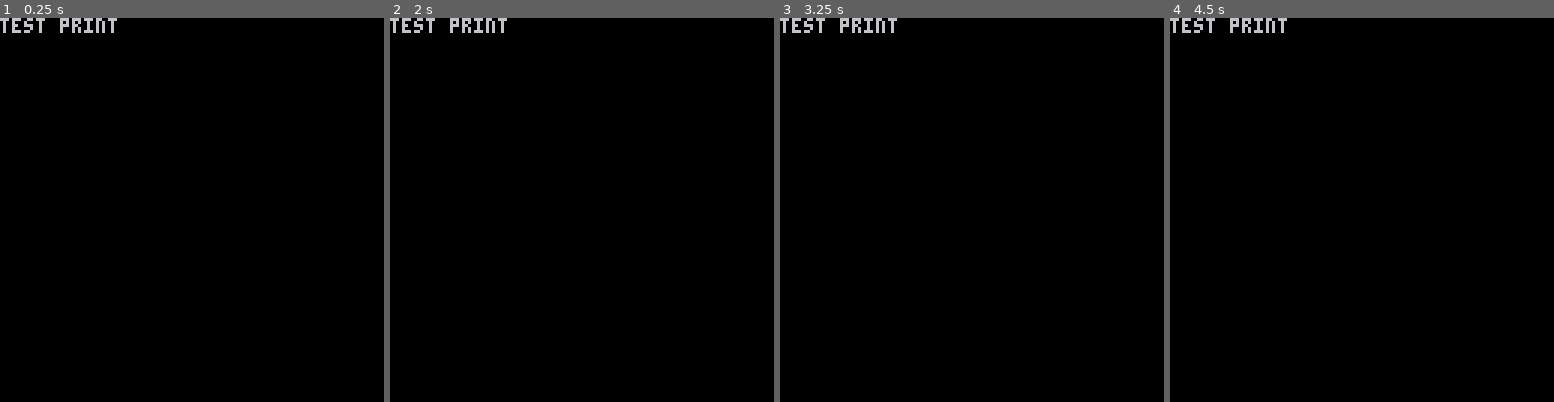
Above: before the commit, frames 1-4 (left to right).
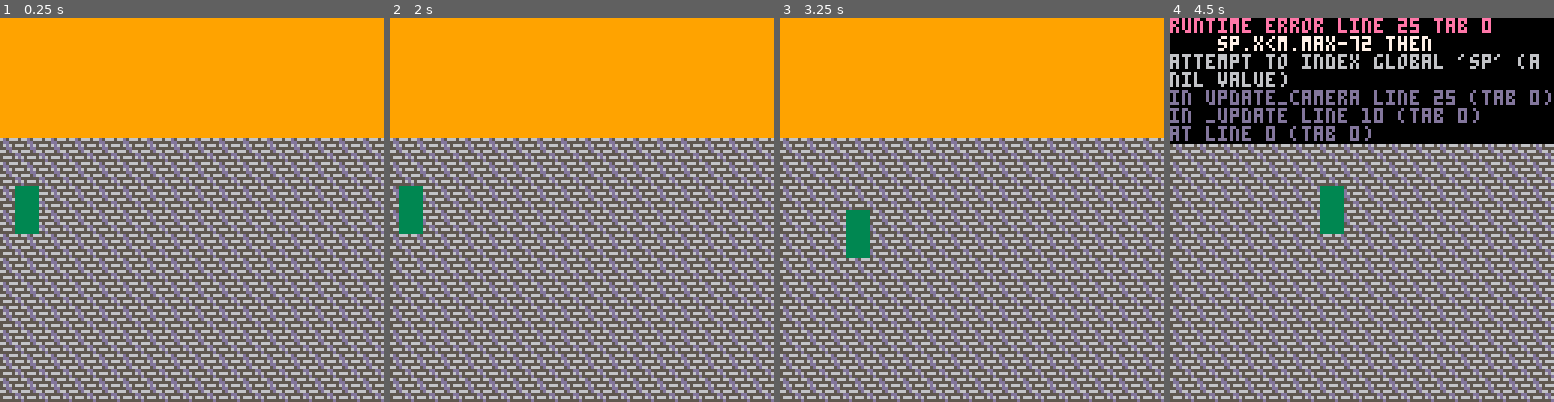
Above: after the commit, the same moments.

Repository: teresaflaherty/Game
Game: PICO-8 cartridge shopstreet.p8
Same seed, same stepped clock (60 frames per second), same inputs: the game is played once before the commit and once after it.
Inputs:
- Up to frame 1 (0.25 s): no input
- Up to frame 2 (2 s): hold Left from 1.97 s (still down)
- Up to frame 3 (3.25 s): release Left at 2.37 s; hold Down 2.42-2.82 s; hold Right from 2.87 s (still down)
- Up to frame 4 (4.5 s): release Right at 3.53 s; hold Up 3.58-4.08 s; hold Right from 4.13 s (still down)

The runs differ from the first frame. In frame 1, 100% of the frame differs, in the area x 0-100%, y 0-100%; in frame 2, 100%; in frame 3, 100%; in frame 4, 75%.
Error after the commit: runtime error line 25 tab 0; sp.x<m.max-72 then; attempt to index global 'sp' (a nil value)

Commit message:
Player and map prototype

Diff:
--- a/shopstreet.p8
+++ b/shopstreet.p8
@@ -5,20 +5,241 @@
 -- by teronan
 
 function _init()
+	make_map()
+	make_player()
 end
 
 function _update()
+	update_camera()
+	update_player()
 end
 
 function _draw()
 	cls()
-	print("test print")
-end
-…(8 lines of a section not shown)…
+	draw_map()
+	draw_player()
+
+	camera(camx,camy)
+end
+
+function update_camera()
+	if btn(➡️) and
+	   p.x>m.min+48 and
+	   sp.x<m.max-72 then
+		camx+=p.speed
+		m.min+=p.speed
+	end
+end
+
+-->8
+-- player
+
+function make_player()
+	p={}
+	p.sprite1=7
+	p.sprite2=23
+	p.inv=false
+	p.x=5
+	p.y=64
+	p.speed=2
+end
+
+function update_player()
+	if btn(➡️) then
+		p.x=mid(m.min,p.x+p.speed,m.max)
+		p.inv=false
+	end
+	if btn(⬅️) then
+		p.x=mid(m.min,p.x-p.speed,m.max)
+		p.inv=true
+	end
+	if btnp(⬆️) then
+		p.y=mid(40,p.y-8,120)
+	end
+	if btnp(⬇️) then
+		p.y=mid(40,p.y+8,120)
+	end
+end
+
+function draw_player()
+	spr(p.sprite1,p.x,p.y-8,1,1,p.inv,false)
+	spr(p.sprite2,p.x,p.y,1,1,p.inv,false)
+end
+-->8
+-- enemy
+-->8
+-- map
+
+function make_map()
+	camx=0
+	camy=0
+	m={}
+	m.min=0
+	m.max=1016
+end
+
+function draw_map()
+	map(0,0,0,0,128,16,0)
+end
+…(129 lines of a section not shown)…
+__map__
+1010101010101010101010101010101010101010101010101010101010101010101010101010101010101010101010101010101010101010101010101010101010101010101010101010101010101010101010101010101010101010101010101010101010101010101010101010101010101010101010101010101010101010
+1010101010101010101010101010101010101010101010101010101010101010101010101010101010101010101010101010101010101010101010101010101010101010101010101010101010101010101010101010101010101010101010101010101010101010101010101010101010101010101010101010101010101010
+1010101010101010101010101010101010101010101010101010101010101010101010101010101010101010101010101010101010101010101010101010101010101010101010101010101010101010101010101010101010101010101010101010101010101010101010101010101010101010101010101010101010101010
+1010101010101010101010101010101010101010101010101010101010101010101010101010101010101010101010101010101010101010101010101010101010101010101010101010101010101010101010101010101010101010101010101010101010101010101010101010101010101010101010101010101010101010
+1010101010101010101010101010101010101010101010101010101010101010101010101010101010101001010101010101010101010101010101010101010101010101010101010101010101010101010101010101010101010101010101010101010101010101010101010101010101010101010101010101010101010110
+0101010101010101010101010101010101010101010101010101010101010101010101010101010101010101010101010101010101010101010101010101010101010101010101010101010101010101010101010101010101010101010101010101010101010101010101010101010101010101010101010101010101010110
+0101010101010101010101010101010101010101010101010101010101010101010101010101010101010101010101010101010101010101010101010101010101010101010101010101010101010101010101010101010101010101010101010101010101010101010101010101010101010101010101010101010101010110
+0101010101010101010101010101010101010101010101010101010101010101010101010101010101010101010101010101010101010101010101010101010101010101010101010101010101010101010101010101010101010101010101010101010101010101010101010101010101010101010101010101010101010110
+0101010101010101010101010101010101010101010101010101010101010101010101010101010101010101010101010101010101010101010101010101010101010101010101010101010101010101010101010101010101010101010101010101010101010101010101010101010101010101010101010101010101010110
+0101010101010101010101010101010101010101010101010101010101010101010101010101010101010101010101010101010101010101010101010101010101010101010101010101010101010101010101010101010101010101010101010101010101010101010101010101010101010101010101010101010101010110
+0101010101010101010101010101010101010101010101010101010101010101010101010101010101010101010101010101010101010101010101010101010101010101010101010101010101010101010101010101010101010101010101010101010101010101010101010101010101010101010101010101010101010110
+0101010101010101010101010101010101010101010101010101010101010101010101010101010101010101010101010101010101010101010101010101010101010101010101010101010101010101010101010101010101010101010101010101010101010101010101010101010101010101010101010101010101010110
+0101010101010101010101010101010101010101010101010101010101010101010101010101010101010101010101010101010101010101010101010101010101010101010101010101010101010101010101010101010101010101010101010101010101010101010101010101010101010101010101010101010101010110
+0101010101010101010101010101010101010101010101010101010101010101010101010101010101010101010101010101010101010101010101010101010101010101010101010101010101010101010101010101010101010101010101010101010101010101010101010101010101010101010101010101010101010110
+0101010101010101010101010101010101010101010101010101010101010101010101010101010101010101010101010101010101010101010101010101010101010101010101010101010101010101010101010101010101010101010101010101010101010101010101010101010101010101010101010101010101010110
+0101010101010101010101010101010101010101010101010101010101010101010101010101010101010101010101010101010101010101010101010101010101010101010101010101010101010101010101010101010101010101010101010101010101010101010101010101010101010101010101010101010101010110
+1313131313131313131313131313131313131313131313131313131313131313131313131313131313131313131313131313131313131313131313131313131313131313131313131313232313131313131313131313131313131313131313131313131313131313131313131313131313131313131313131313131313131313
+1313131313131313131313131313131313131313131313131313131313131313131313131313131313131313131313131313131313131313131313131313131313131313131313131313131313131313131313131313131313131313131313131313131313131313131313131313131313131313131313131313131313131313
+1313131313131313131313131313131313131313131313131313131313131313131313131313131313131313131313131313131313131313131313131313131313131313131313131313131313131313131313131313131313131313131313131313131313131313131313131313131313131313131313131313131313131313
+1313131313131313131313131313131313131313131313131313131313131313131313131313131313131313131313131313131313131313131313131313131313131313131313131313131313131313131313131313131313131313131313131313131313131313131313131313131313131313131313131313131313131313
+1313131313131313131313131313131313131313131313131313131313131313131313131313131313131313131313131313131313131313131313131313131313131313131313131313131313131313131313131313131313131313131313131313131313131313131313131313131313131313131313131313131313131313
+1313131313131313131313131313131313131313131313131313131313131313131313131313131313131313131313131313131313131313131313131313131313131313131313131313131313131313131313131313131313131313131313131313131313131313131313131313131313131313131313131313131313131313
+1313131313131313131313131313131313131313131313131313131313131313131313131313131313131313131313131313131313131313131313131313131313131313131313131313131313131313131313131313131313131313131313131313131313131313131313131313131313131313131313131313131313131313
+1313131313131313131313131313131313131313131313131313131313131313131313131313131313131313131313131313131313131313131313131313131313131313131313131313131313131313131313131313131313131313131313131313131313131313131313131313131313131313131313131313131313131313
+1313131313131313131313131313131313131313131313131313131313131313131313131313131313131313131313131313131313131313131313131313131313131313131313131313131313131313131313131313131313131313131313131313131313131313131313131313131313131313131313131313131313131313
+1313131313131313131313131313131313131313131313131313131313131313131313131313131313131313131313131313131313131313131313131313131313131313131313131313131313131313131313131313131313131313131313131313131313131313131313131313131313131313131313131313131313131313
+1313131313131313131313131313131313131313131313131313131313131313131313131313131313131313131313131313131313131313131313131313131313131313131313131313131313131313131313131313131313131313131313131313131313131313131313131313131313131313131313131313131313131313
+1313131313131313131313131313131313131313131313131313131313131313131313131313131313131313131313131313131313131313131313131313131313131313131313131313131313131313131313131313131313131313131313131313131313131313131313131313131313131313131313131313131313131313
+1313131313131313131313131313131313131313131313131313131313131313131313131313131313131313131313131313131313131313131313131313131313131313131313131313131313131313131313131313131313131313131313131313131313131313131313131313131313131313131313131313131313131313
+1313131313131313131313131313131313131313131313131313131313131313131313131313131313131313131313131313131313131313131313131313131313131313131313131313131313131313131313131313131313131313131313131313131313131313131313131313131313131313131313131313131313131313
+1313131313131313131313131313131313131313131313131313131313131313131313131313131313131313131313131313131313131313131313131313131313131313131313131313131313131313131313131313131313131313131313131313131313131313131313131313131313131313131313131313131313131313
+1313131313131313131313131313131313131313131313131313131313131313131313131313131313131313131313131313131313131313131313131313131313131313131313131313131313131313131313131313131313131313131313131313131313131313131313131313131313131313131313131313131313131313
Not shown, changed: 128 lines of the sprite sheet (__gfx__) section of shopstreet.p8
